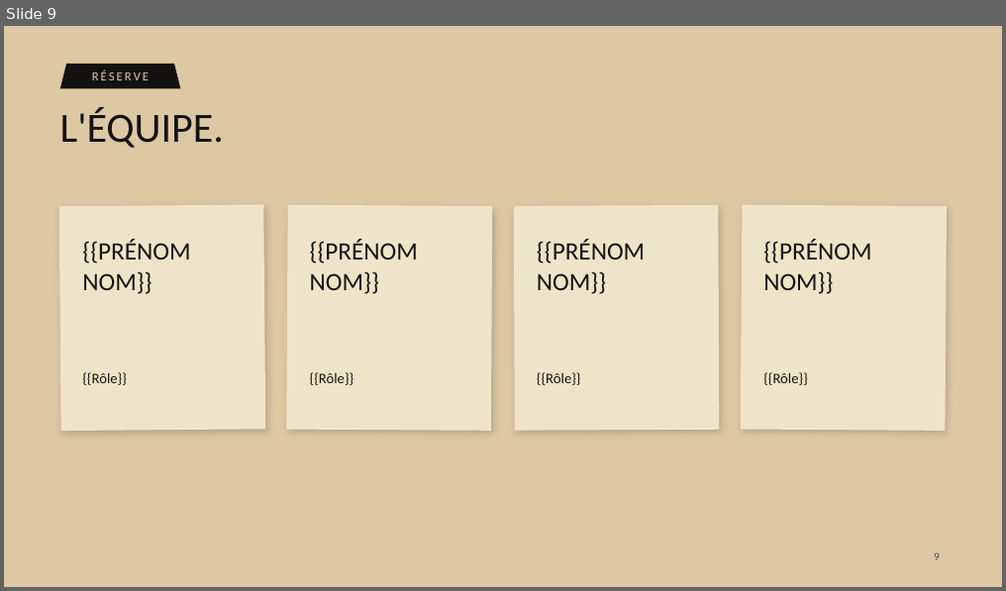
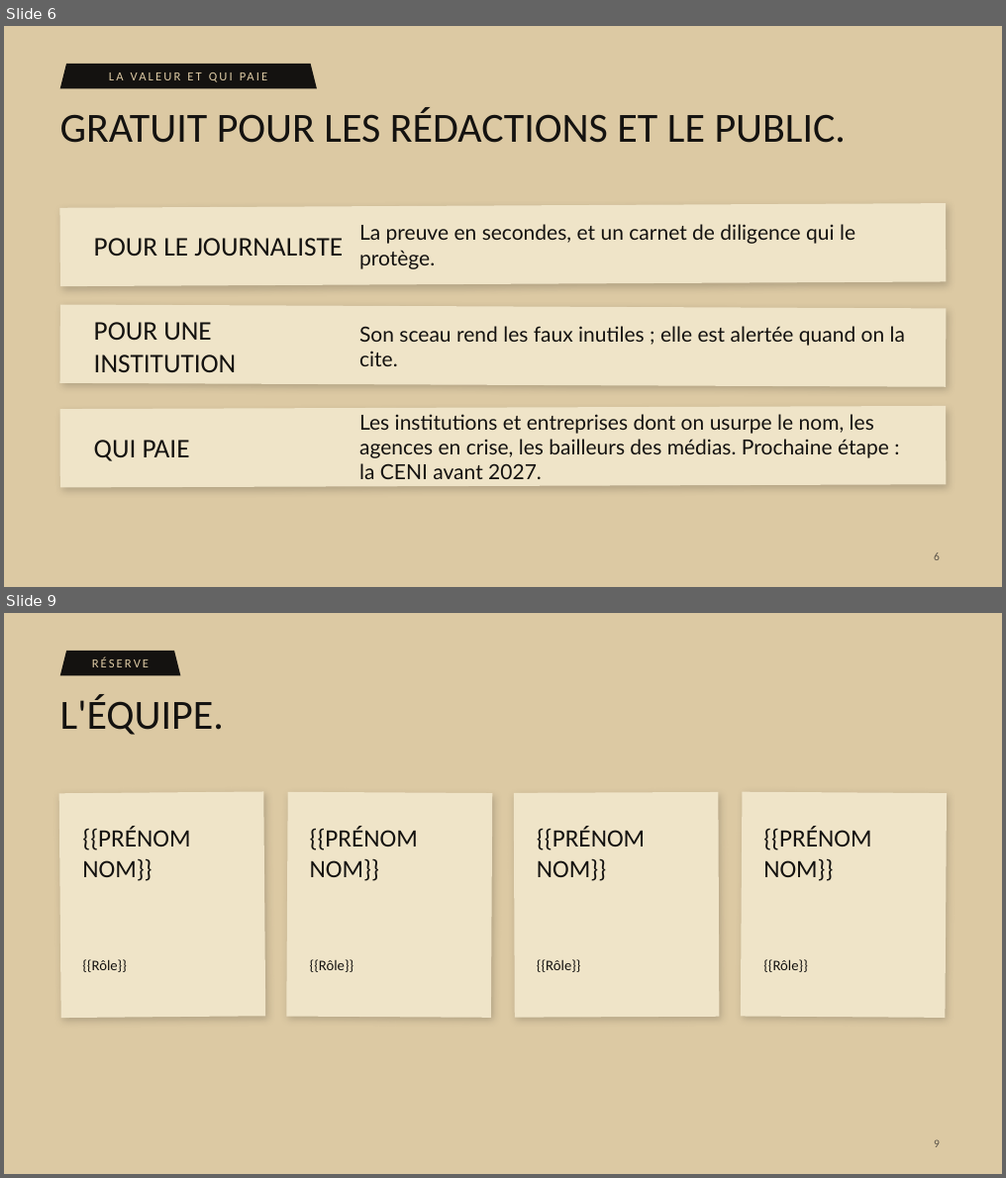
Before and after one commit to 0nlyDevs/checky-platform, a slide deck: docs/pitch/deck/fanilo-pitch.pptx. Shown one above the other, each under a label of ours: slide 9 before the commit, slides 6 and 9 after it; the slides between them are not shown. The pictures are 1006x591 and 1006x1178 pixels, drawn with LibreOffice and Linux fonts; fonts in the diff are those of the drawing. Boxes give left, top, right and bottom in pixels: in the first picture for what was removed or moved away, otherwise in the second. Text is boxed around its words. In the diff, an @@ line names an element or a change of style, - is before the commit and + after.

```diff
--- a/docs/pitch/deck/fanilo-pitch.pptx
+++ b/docs/pitch/deck/fanilo-pitch.pptx
@@ slide 6 added at [4,26,1002,587], background #DCC9A3 @@
@@ trapezoid added at [60,64,317,89], fill #141210 @@
@@ text added at [60,64,317,89], 12 pt, text #DCC9A3 @@
+LA VALEUR ET QUI PAIE
@@ title added at [60,108,846,143], 40 pt, text #141210 @@
+GRATUIT POUR LES RÉDACTIONS ET LE PUBLIC.
@@ rectangle added at [60,203,945,286], fill #EFE4C8 @@
@@ text added at [359,224,855,270], 20 pt, text #141210 @@
+La preuve en secondes, et un carnet de diligence qui le protège.
@@ text added at [94,238,343,256], 26 pt, text #141210 @@
+POUR LE JOURNALISTE
@@ rectangle added at [60,305,945,387], fill #EFE4C8 @@
@@ text added at [94,322,237,372], 26 pt, text #141210 @@
+POUR UNE INSTITUTION
@@ text added at [359,326,905,367], 20 pt, text #141210 @@
+Son sceau rend les faux inutiles ; elle est alertée quand on la cite.
@@ rectangle added at [60,406,945,488], fill #EFE4C8 @@
@@ text added at [94,440,190,462], 26 pt, text #141210 @@
+QUI PAIE
@@ text added at [359,414,889,479], 20 pt, text #141210 @@
+Les institutions et entreprises dont on usurpe le nom, les agences en crise, les bailleurs des médias. Prochaine étape : la CENI avant 2027.
@@ page number added at [934,553,940,561], 11 pt, text #5B544A @@
+6
```
Also in this commit, not shown: 6 slides changed, 1 other slide added, 2 slides removed, 2 other files.
